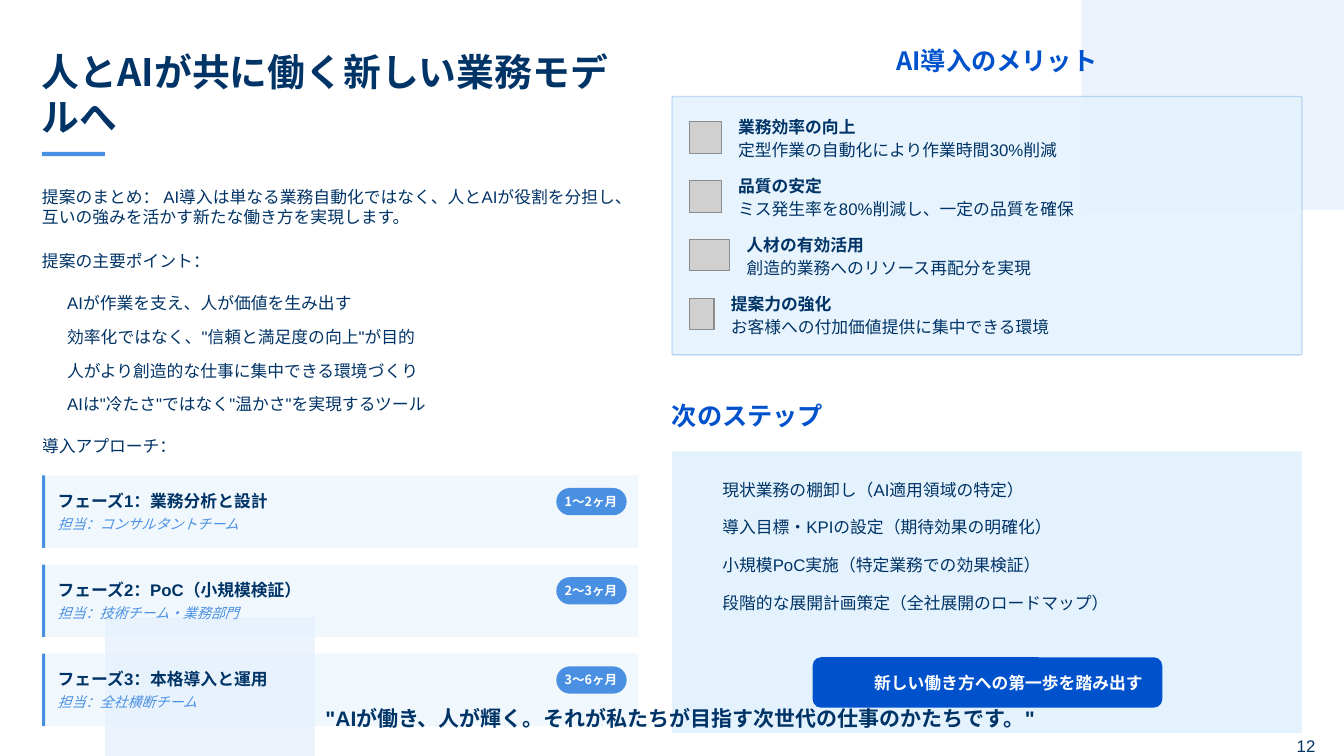
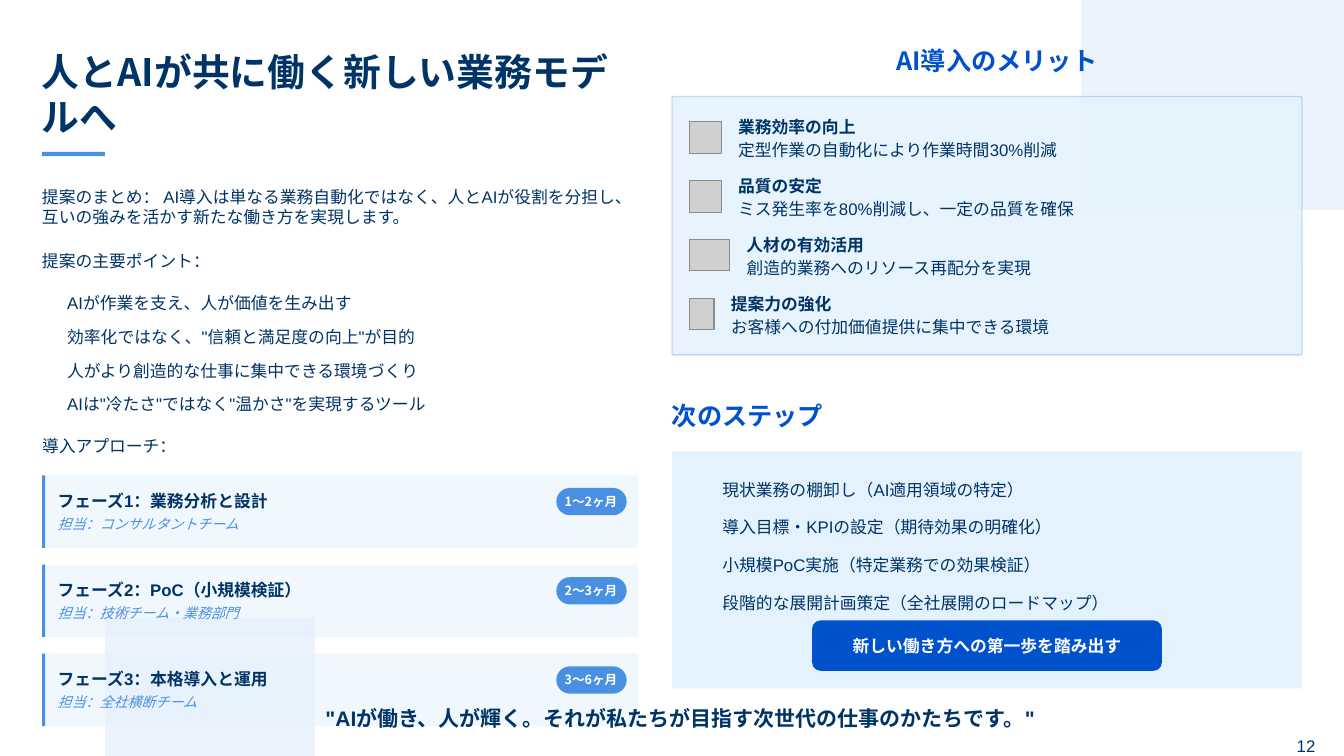
Before and after one commit to ryo-aien/document, a slide deck: slide 12 of 06_ビジネス/04_AI導入提案テンプレート.pptx. Drawn at 1344x756 pixels with LibreOffice and Linux fonts; fonts in the diff are those of the drawing; grey boxes stand for pictures; background and template pictures are left out. Boxes give left, top, right and bottom in pixels: in the first picture for what was removed or moved away, otherwise in the second. Text is boxed around its words. In the diff, an @@ line names an element or a change of style, - is before the commit and + after.

```diff
--- a/06_ビジネス/04_AI導入提案テンプレート.pptx
+++ b/06_ビジネス/04_AI導入提案テンプレート.pptx
@@ rectangle resized from (x1=673, y1=452, x2=1303, y2=733) to (x1=673, y1=452, x2=1303, y2=689) @@
@@ rounded rectangle moved from (x1=813, y1=657, x2=1163, y2=708) to (x1=813, y1=620, x2=1163, y2=670) @@
@@ text "新しい働き方への第一歩を踏み出す" moved from (x1=874, y1=674, x2=1143, y2=691) to (x1=853, y1=637, x2=1122, y2=654) @@
```
Also in this commit, not shown: 7 other slides changed.
